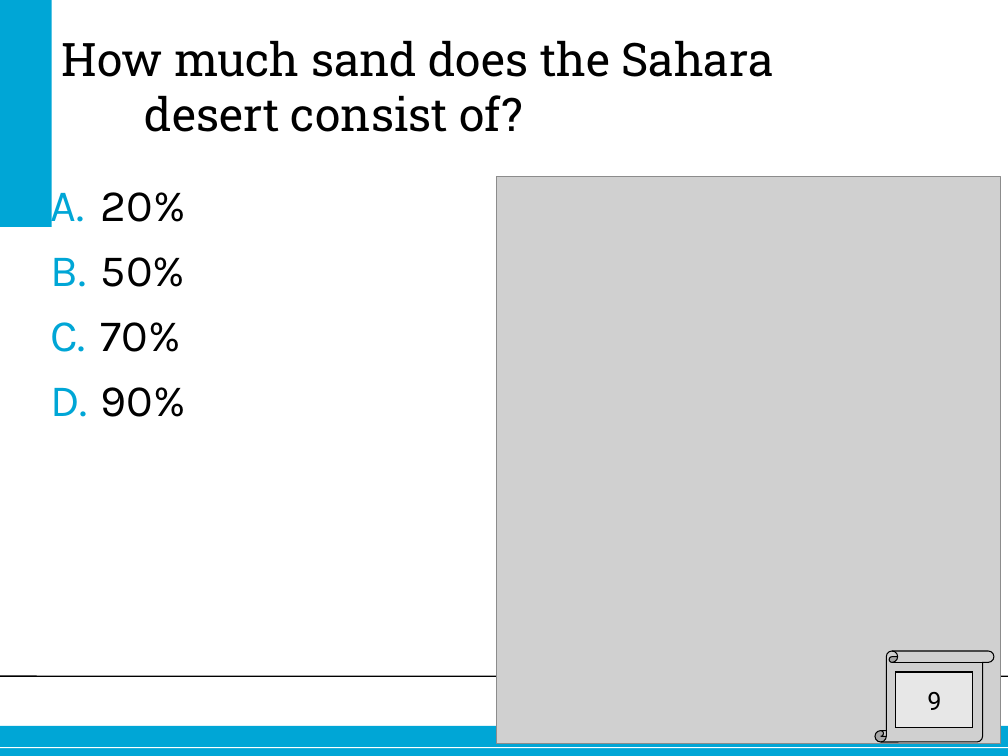
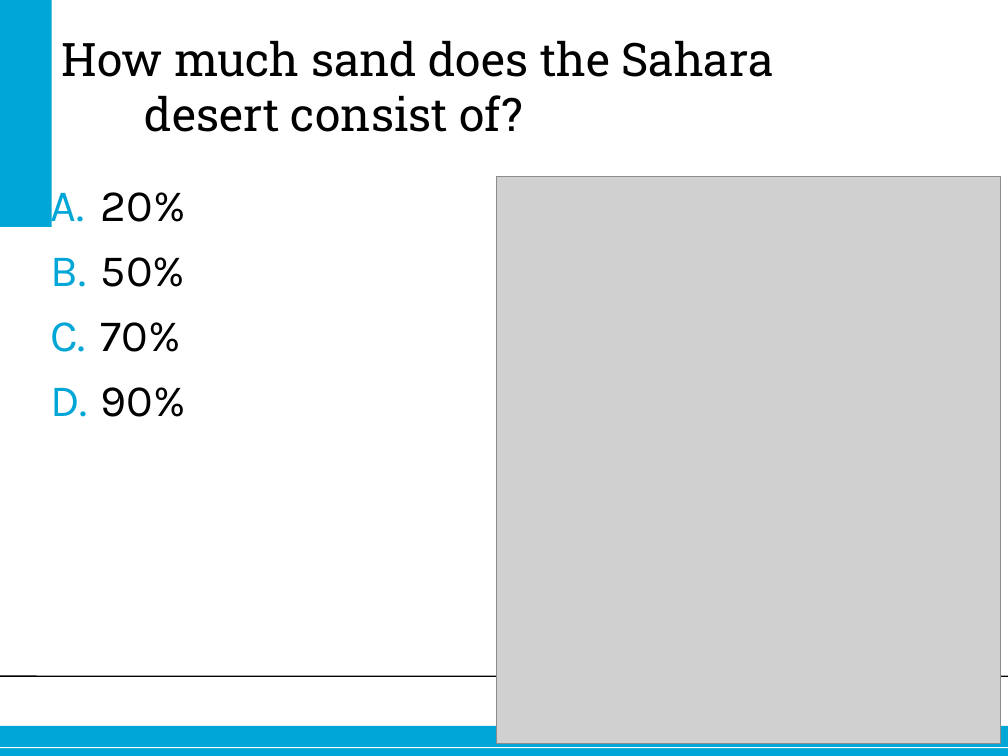
Before and after one commit to jettan/robotutor, a slide deck: slide 7 of Nao.ppt. Drawn at 1008x756 pixels with LibreOffice and Linux fonts; fonts in the diff are those of the drawing; grey boxes stand for pictures; background and template pictures are left out. Boxes give left, top, right and bottom in pixels: in the first picture for what was removed or moved away, otherwise in the second. Text is boxed around its words. In the diff, an @@ line names an element or a change of style, - is before the commit and + after.

```diff
--- a/Nao.ppt
+++ b/Nao.ppt
@@ picture removed at box(875, 651, 994, 742) @@
@@ rectangle removed at box(896, 672, 973, 729) @@
-9
```
Also in this commit, not shown: 2 slides removed, 1 other file.
